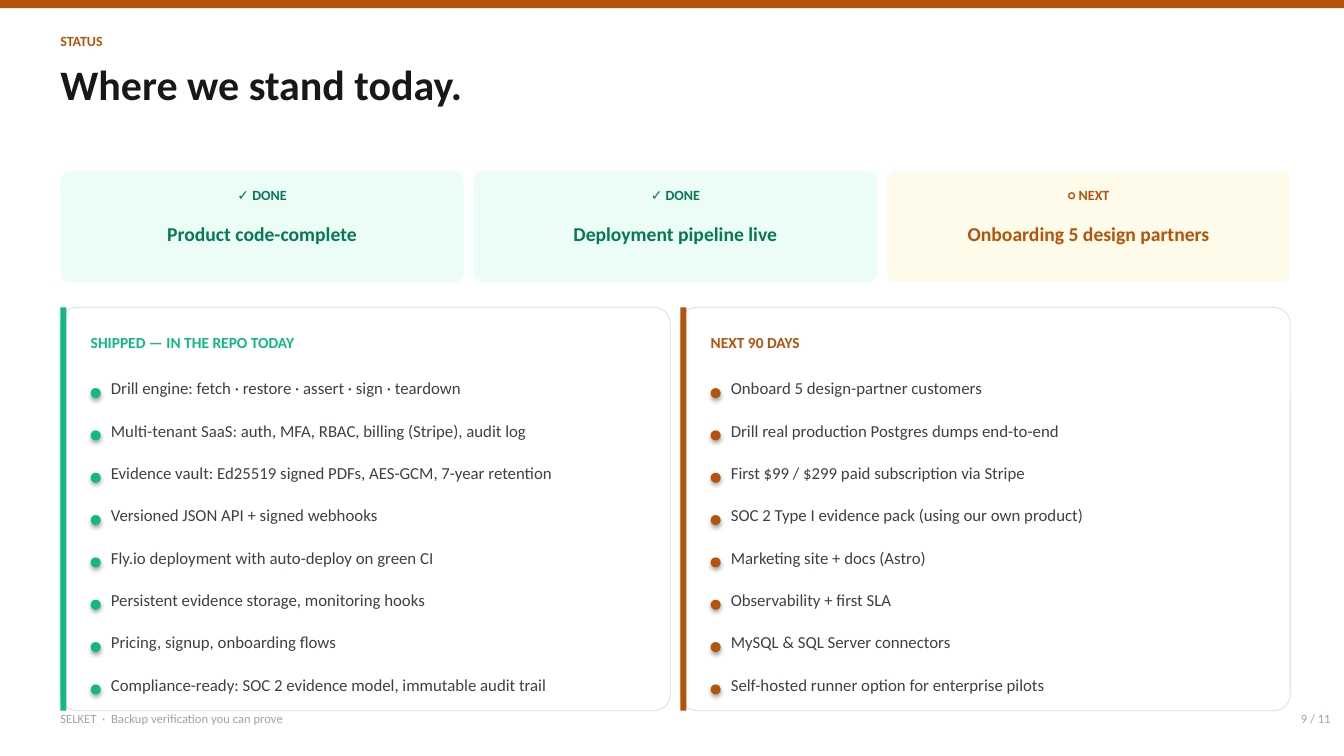
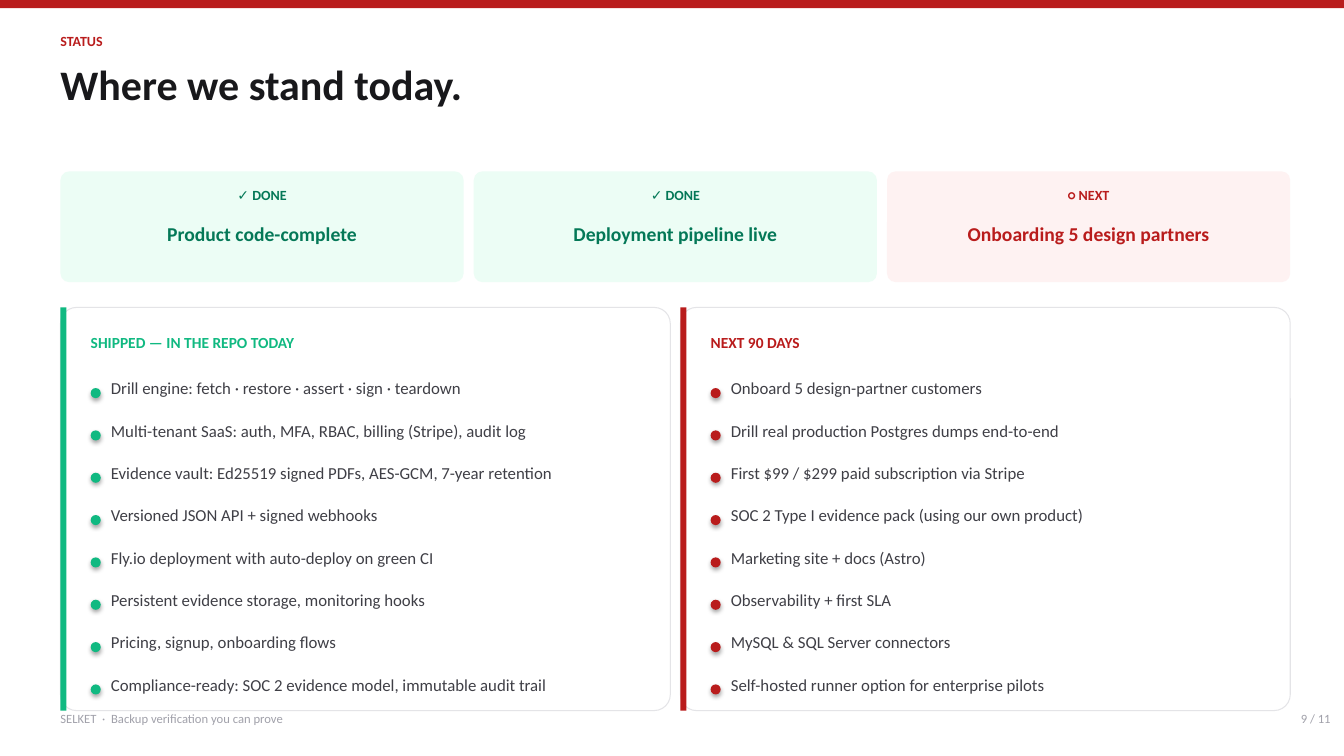
Before and after one commit to PreShotCome/Dokas, a slide deck: slide 9 of docs/presentations/Selket_Investor_Deck.pptx. Drawn at 1344x756 pixels with LibreOffice and Linux fonts; fonts in the diff are those of the drawing. Boxes give left, top, right and bottom in pixels: in the first picture for what was removed or moved away, otherwise in the second. Text is boxed around its words. In the diff, an @@ line names an element or a change of style, - is before the commit and + after.

```diff
--- a/docs/presentations/Selket_Investor_Deck.pptx
+++ b/docs/presentations/Selket_Investor_Deck.pptx
@@ rounded rectangle at bbox=[887, 171, 1291, 282]: fill #FFFBEB to #FEF2F2 @@
@@ text colour #B45309 to #B91C1C in 4 elements at bbox=[60, 37, 102, 46], bbox=[1079, 191, 1110, 200], bbox=[968, 227, 1209, 245], bbox=[711, 338, 800, 348] @@
@@ fill #B45309 to #B91C1C in 10 elements at bbox=[0, 0, 1344, 8], bbox=[681, 308, 687, 711], bbox=[711, 388, 721, 398], bbox=[711, 431, 721, 441], bbox=[711, 473, 721, 483], bbox=[711, 515, 721, 525], bbox=[711, 558, 721, 568], bbox=[711, 600, 721, 610], bbox=[711, 642, 721, 652], bbox=[711, 685, 721, 695] @@
```
Also in this commit, not shown: 10 other slides changed, 10 other files.
